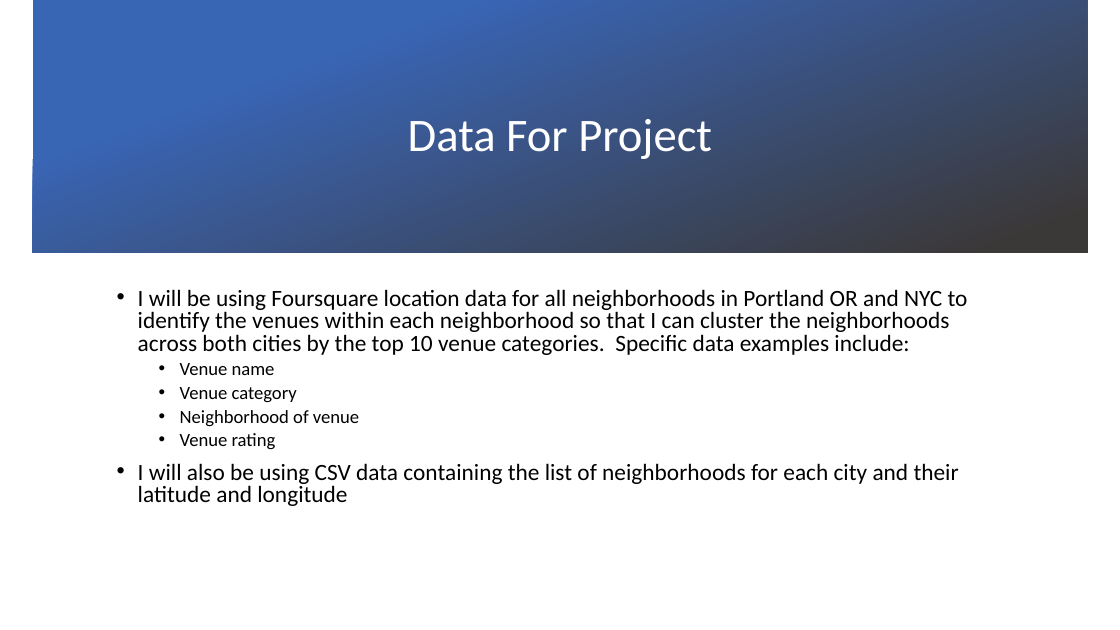
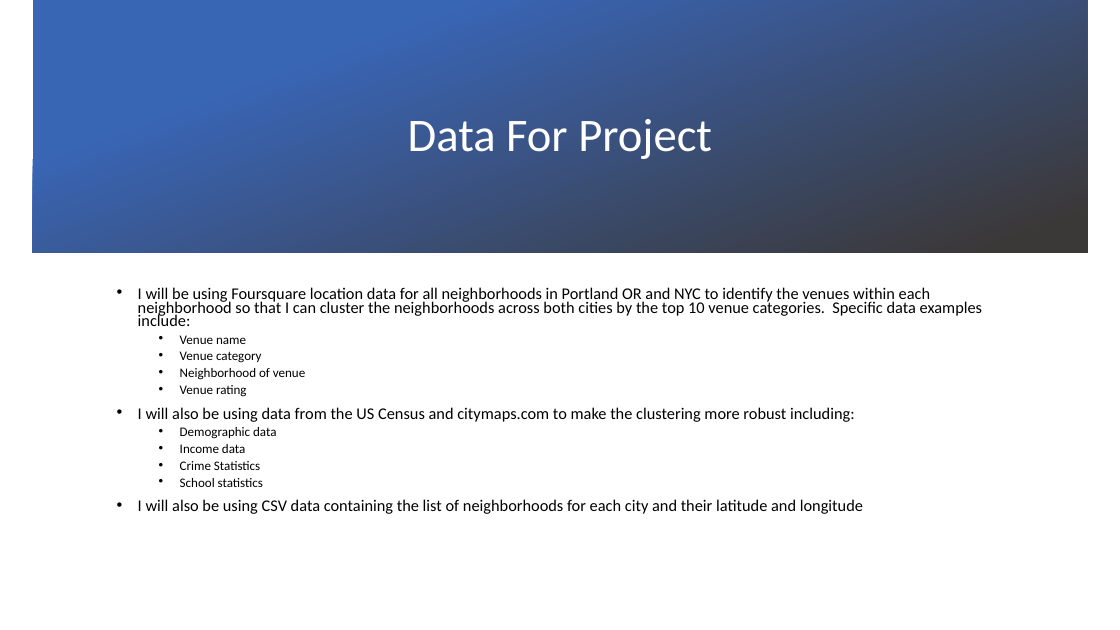
Before and after one commit to tferkel4006/Coursera_Capstone, a slide deck: slide 3 of Battle Of The Neighborhoods.pptx. Drawn at 1120x630 pixels with LibreOffice and Linux fonts; fonts in the diff are those of the drawing; background and template pictures are left out. Boxes give left, top, right and bottom in pixels: in the first picture for what was removed or moved away, otherwise in the second. Text is boxed around its words. In the diff, an @@ line names an element or a change of style, - is before the commit and + after.

```diff
--- a/Battle Of The Neighborhoods.pptx
+++ b/Battle Of The Neighborhoods.pptx
@@ text at [138, 287, 982, 514]: size 20 to 14 pt in "I will be using Foursquare location data ...", "I will also be using CSV data ..."; size 16 to 11.2 pt in "Venue name", "Venue category", "Neighborhood of venue", "Venue rating"; line spacing 0.8 to 0.7 @@
@@ text at [138, 407, 855, 487]: paragraphs added @@
+• I will also be using data from the US Census and citymaps.com to make the clustering more robust including:
+  • Demographic data
+  • Income data
+  • Crime Statistics
+  • School statistics
```
